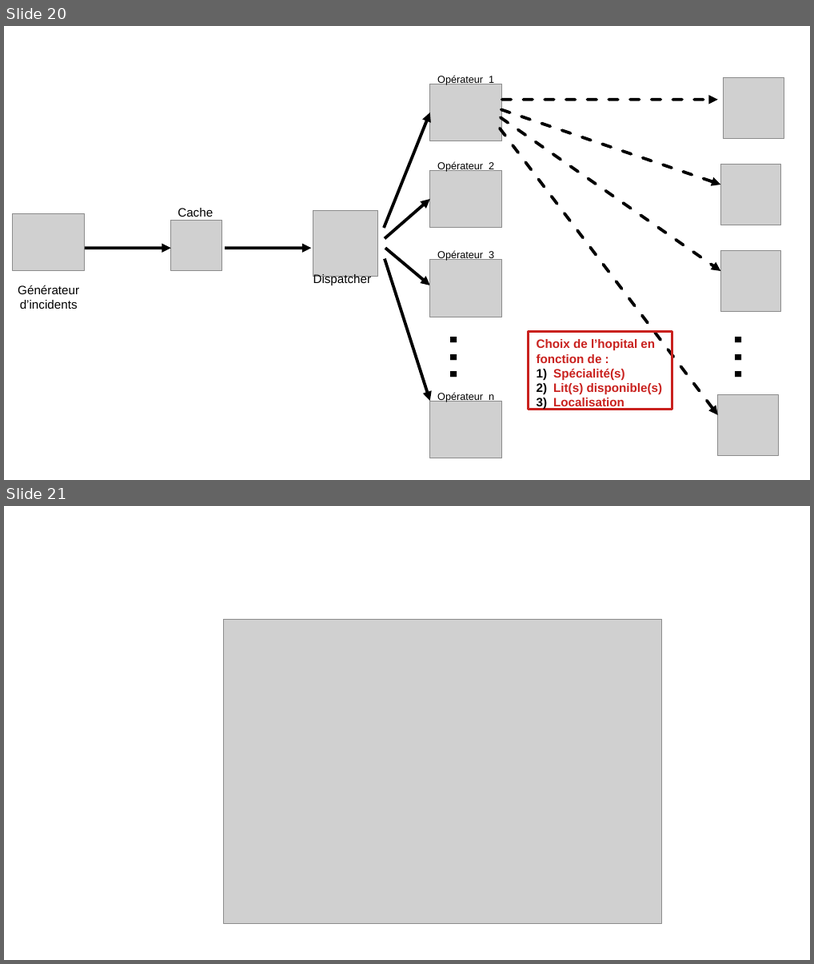
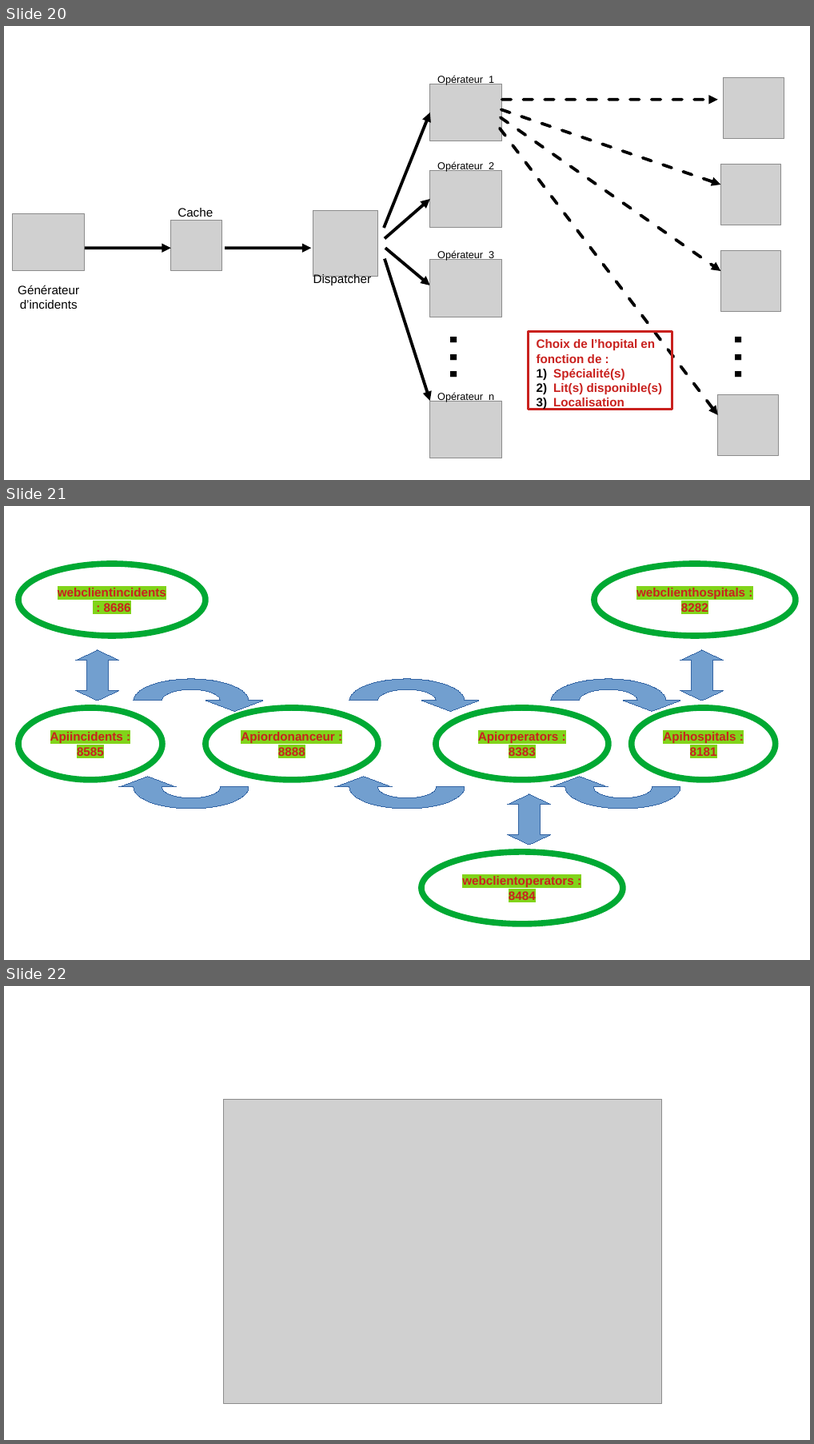
Before and after one commit to gattardm/P11, a slide deck: Sources/doc/diagrammes.odp. Shown one above the other, each under a label of ours: slides 20 and 21 before the commit, slides 20, 21 and 22 after it. The pictures are 814x964 and 814x1444 pixels, drawn with LibreOffice and Linux fonts; fonts in the diff are those of the drawing; grey boxes stand for pictures. Boxes give left, top, right and bottom in pixels: in the first picture for what was removed or moved away, otherwise in the second. Text is boxed around its words. In the diff, an @@ line names an element or a change of style, - is before the commit and + after.

```diff
--- a/Sources/doc/diagrammes.odp
+++ b/Sources/doc/diagrammes.odp
@@ slide 21 added at <box>4,506,810,960</box>, background #FFFFFF @@
@@ ellipse added at <box>18,564,206,636</box>, outline #00A933 6.01 pt, 12 pt, text #C9211E, bold @@
+webclientincidents : 8686
@@ ellipse added at <box>594,564,797,636</box>, outline #00A933 6.01 pt, 12 pt, text #C9211E, bold @@
+webclienthospitals : 8282
@@ left right arrow added at <box>77,650,120,700</box>, fill #729FCF, outline #3465A4 0 pt @@
@@ left right arrow added at <box>681,650,724,700</box>, fill #729FCF, outline #3465A4 0 pt @@
@@ freeform shape added at <box>134,679,249,722</box>, fill #729FCF, outline #3465A4 0 pt @@
@@ freeform shape added at <box>350,679,464,722</box>, fill #729FCF, outline #3465A4 0 pt @@
@@ freeform shape added at <box>551,679,666,722</box>, fill #729FCF, outline #3465A4 0 pt @@
@@ ellipse added at <box>18,708,162,780</box>, outline #00A933 6.01 pt, 12 pt, text #C9211E, bold @@
+Apiincidents : 8585
@@ ellipse added at <box>206,708,378,780</box>, outline #00A933 6.01 pt, 12 pt, text #C9211E, bold @@
+Apiordonanceur : 8888
@@ ellipse added at <box>437,708,609,780</box>, outline #00A933 6.01 pt, 12 pt, text #C9211E, bold @@
+Apiorperators : 8383
@@ ellipse added at <box>632,708,776,780</box>, outline #00A933 6.01 pt, 12 pt, text #C9211E, bold @@
+Apihospitals : 8181
@@ freeform shape added at <box>134,765,249,808</box>, fill #729FCF, outline #3465A4 0 pt @@
@@ freeform shape added at <box>350,765,464,808</box>, fill #729FCF, outline #3465A4 0 pt @@
@@ freeform shape added at <box>566,765,681,808</box>, fill #729FCF, outline #3465A4 0 pt @@
@@ left right arrow added at <box>508,794,551,845</box>, fill #729FCF, outline #3465A4 0 pt @@
@@ ellipse added at <box>422,852,624,923</box>, outline #00A933 6.01 pt, 12 pt, text #C9211E, bold @@
+webclientoperators : 8484
@@ what was slide 21 is now slide 22 @@
```
Also in this commit, not shown: 2 slides changed, 31 other files.
